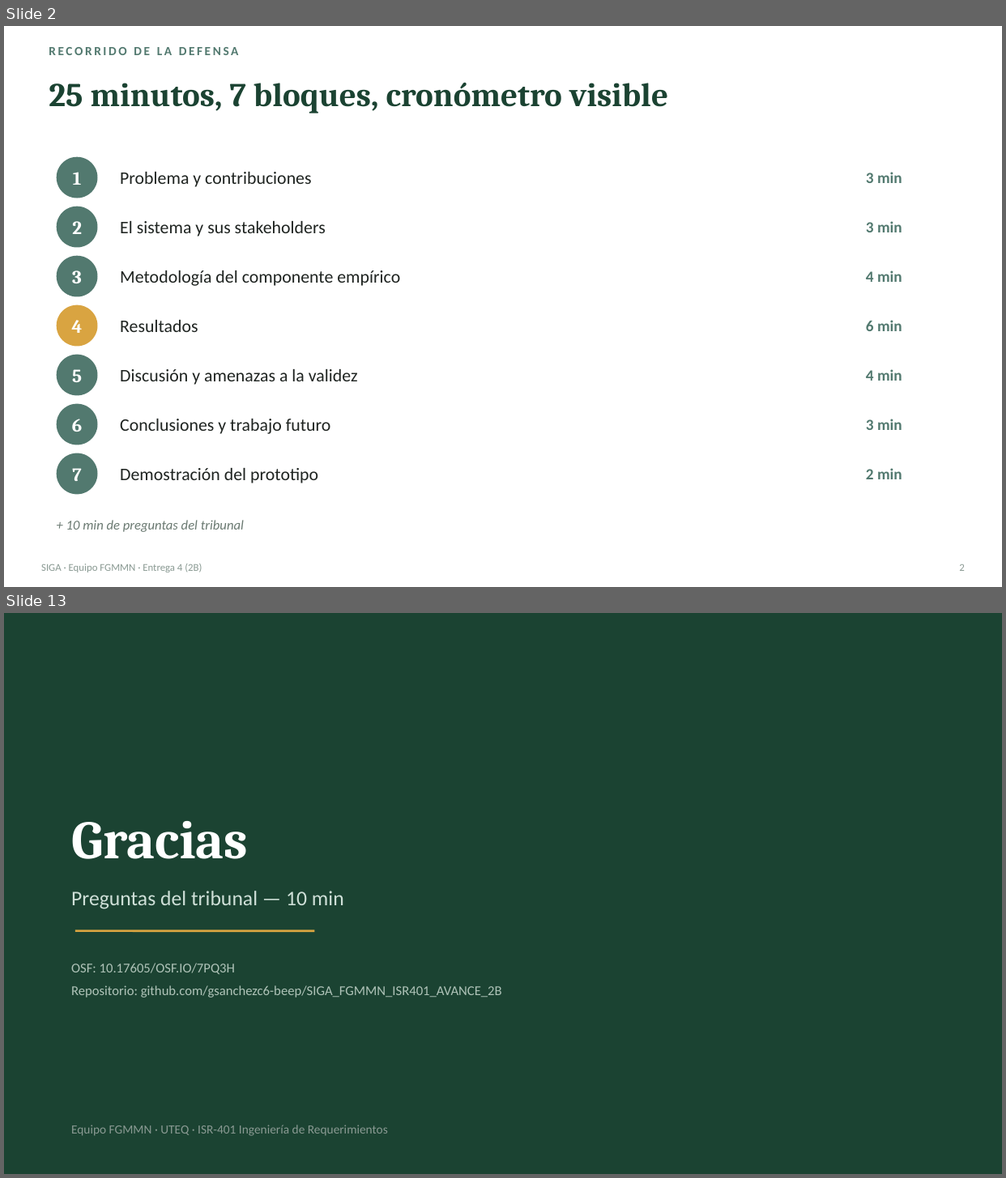
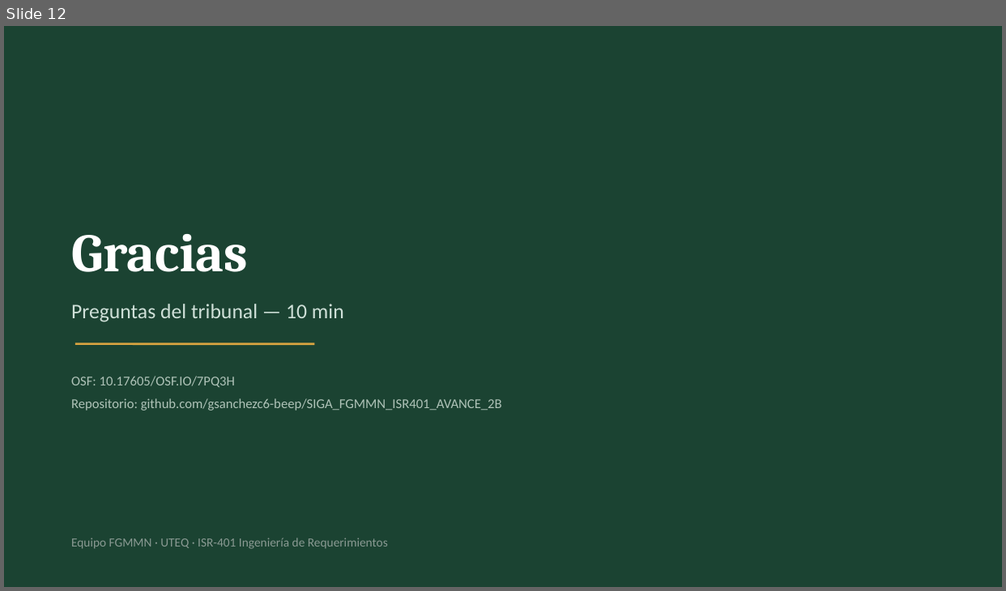
Before and after one commit to gsanchezc6-beep/SIGA_FGMMN_ISR401_AVANCE_2B, a slide deck: 08_Defensa/presentacion.pptx. Shown one above the other, each under a label of ours: slides 2 and 13 before the commit, slide 12 after it; the slides between them are not shown. The pictures are 1006x1178 and 1006x591 pixels, drawn with LibreOffice and Linux fonts; fonts in the diff are those of the drawing. Boxes give left, top, right and bottom in pixels: in the first picture for what was removed or moved away, otherwise in the second. Text is boxed around its words. In the diff, an @@ line names an element or a change of style, - is before the commit and + after.

Commit message:
fix(defensa): corrige la presentacion y actualiza el banco de preguntas
La portada listaba cinco integrantes y una diapositiva repartia tiempos entre
cuatro, marcaba a una persona por debajo del minimo y dejaba escrito que un ex
integrante no aporto al trabajo real. Se elimina la diapositiva de recorrido, se
rehace la de participacion con los dos integrantes, y se renumeran los cuadros
de pagina, que son texto fijo.

El banco de preguntas arrastraba cuatro cifras anteriores a las correcciones: la
completitud, la cadena hacia adelante, las columnas de la matriz y el umbral de
trazabilidad. Se anade ademas la potencia del analisis por item junto a la del
juez, porque dar solo una de las dos deja la respuesta a medias.

```diff
--- a/08_Defensa/presentacion.pptx
+++ b/08_Defensa/presentacion.pptx
@@ slide 2 removed at [4, 26, 1002, 587], background #FFFFFF @@
@@ text removed at [49, 47, 239, 55] @@
-RECORRIDO DE LA DEFENSA
@@ text removed at [49, 83, 668, 113] @@
-25 minutos, 7 bloques, cronómetro visible
@@ ellipse removed at [57, 157, 98, 199] @@
@@ text removed at [73, 172, 82, 185] @@
-1
@@ text removed at [120, 172, 311, 187] @@
-Problema y contribuciones
@@ text removed at [866, 172, 902, 183] @@
-3 min
@@ ellipse removed at [57, 207, 98, 248] @@
@@ text removed at [72, 221, 82, 234] @@
-2
@@ text removed at [120, 221, 326, 237] @@
-El sistema y sus stakeholders
@@ text removed at [866, 221, 902, 233] @@
-3 min
@@ ellipse removed at [57, 256, 98, 297] @@
@@ text removed at [72, 271, 82, 284] @@
-3
@@ text removed at [120, 271, 400, 286] @@
-Metodología del componente empírico
@@ text removed at [866, 271, 902, 282] @@
-4 min
@@ ellipse removed at [57, 305, 98, 347] @@
@@ text removed at [72, 320, 83, 333] @@
-4
@@ text removed at [120, 320, 198, 332] @@
-Resultados
@@ text removed at [866, 320, 902, 331] @@
-6 min
@@ ellipse removed at [57, 355, 98, 396] @@
@@ text removed at [72, 369, 82, 382] @@
-5
@@ text removed at [120, 369, 358, 385] @@
-Discusión y amenazas a la validez
@@ text removed at [866, 369, 902, 381] @@
-4 min
@@ ellipse removed at [57, 404, 98, 446] @@
@@ text removed at [72, 419, 82, 432] @@
-6
@@ text removed at [120, 419, 331, 434] @@
-Conclusiones y trabajo futuro
@@ text removed at [866, 419, 902, 430] @@
-3 min
@@ ellipse removed at [57, 454, 98, 495] @@
@@ text removed at [72, 468, 81, 481] @@
-7
@@ text removed at [120, 468, 318, 484] @@
-Demostración del prototipo
@@ text removed at [866, 468, 902, 480] @@
-2 min
@@ text removed at [66, 520, 244, 532] @@
-+ 10 min de preguntas del tribunal
@@ text removed at [41, 564, 202, 573] @@
-SIGA · Equipo FGMMN · Entrega 4 (2B)
@@ text removed at [959, 565, 964, 571] @@
-2
@@ what was slide 13 is now slide 12 @@
```
Also in this commit, not shown: 11 slides changed, 2 other files.
